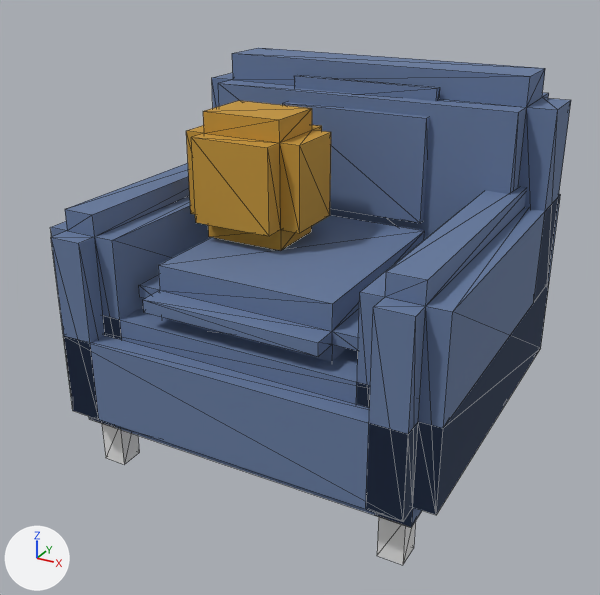
A saved change to the glTF model scripts/street-assets/assets/home/armchair-slate.glb.
Rendered twice from a camera (50 mm lens) standing at (1.013, -1.961, 1.404) and looking at (-0.028, -0.068, 0.457). Every picture has the same lights, and +X, +Y and +Z are marked at lower left. The first picture is the older version. Mesh edges are drawn as thin lines. Vertices at exactly the same position are counted once.

Names of what the first picture shows: 'armchair-slate'.
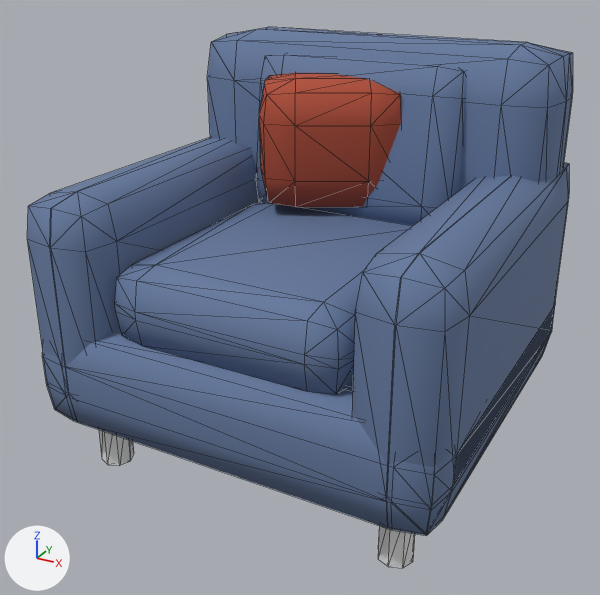
Location of each change, [x1, y1, x2, y2] in pixels of the pictures (600 x 595 px):
'armchair-slate', reshaped
    before: [50, 48, 571, 565]
    after: [27, 27, 573, 568]
part 1 of me_mesh_0, added
    after: [99, 430, 134, 465]
part 2 of me_mesh_0, added
    after: [378, 526, 415, 568]
part 3 of me_mesh_0, rebuilt
    before: [50, 163, 561, 527]
    after: [42, 297, 556, 536]
part 4 of me_mesh_0, rebuilt
    before: [139, 215, 425, 362]
    after: [115, 203, 412, 394]
part 5 of me_mesh_0, rebuilt
    before: [283, 75, 440, 223]
    after: [256, 54, 466, 226]
part 6 of me_mesh_0, rebuilt
    before: [212, 48, 571, 302]
    after: [207, 27, 573, 204]
part 7 of me_mesh_0, added (blue)
    after: [27, 138, 256, 393]
part 8 of me_mesh_0, added (blue)
    after: [352, 163, 569, 497]
part 9 of me_mesh_0, added (red)
    after: [259, 73, 402, 207]
part 10 of me_mesh_0, deleted (brown)
    before: [186, 101, 331, 251]
part 11 of me_mesh_0, deleted
    before: [377, 517, 415, 565]
part 12 of me_mesh_0, deleted
    before: [102, 423, 139, 464]

What changed in the scene script:
```text
Change me_mesh_0:
    used by ob_armchair_slate; location = (0.0, 0.0, 0.0)
    remove me_mesh_0.from_pydata(...)  # 240 vertices, 452 faces; spans x -0.546..0.546, y -0.529..0.529, z 0.0..1.058
    add me_mesh_0.from_pydata(...)  # 456 vertices, 868 faces; spans x -0.575..0.575, y -0.563..0.563, z 0.0..1.127
    me_mesh_0 part 1: a new loose piece, an 8-sided cylinder along z spanning x -0.483..-0.391, y -0.471..-0.38, z 0.0..0.161, in mat_home_atlas
    me_mesh_0 part 2: a new loose piece, an 8-sided cylinder along z spanning x 0.391..0.483, y -0.471..-0.38, z 0.0..0.161, in mat_home_atlas
    me_mesh_0 part 3: the loose piece of 80 vertices spanning x -0.546..0.546, y -0.529..0.529, z 0.138..0.759 is rebuilt with 56 vertices and now spans x -0.575..0.575, y -0.563..0.563, z 0.161..0.46
    me_mesh_0 part 4: the loose piece of 32 vertices spanning x -0.316..0.316, y -0.483..0.23, z 0.46..0.632 is rebuilt with 56 vertices and now spans x -0.328..0.328, y -0.529..0.242, z 0.437..0.644
    me_mesh_0 part 5: the loose piece of 32 vertices spanning x -0.293..0.293, y 0.184..0.345, z 0.575..1.012 is rebuilt with 56 vertices and now spans x -0.328..0.328, y 0.155..0.42, z 0.597..1.082
    me_mesh_0 part 6: the loose piece of 32 vertices spanning x -0.546..0.546, y 0.207..0.529, z 0.345..1.058 is rebuilt with 56 vertices and now spans x -0.552..0.552, y 0.219..0.563, z 0.345..1.127
    me_mesh_0 part 7: a new loose piece of 56 vertices spanning x -0.575..-0.345, y -0.563..0.563, z 0.161..0.805, in mat_home_atlas
    me_mesh_0 part 8: a new loose piece of 56 vertices spanning x 0.345..0.575, y -0.563..0.563, z 0.161..0.805, in mat_home_atlas
    me_mesh_0 part 9: a new loose piece of 56 vertices spanning x -0.292..0.154, y 0.002..0.389, z 0.666..1.036, in mat_home_atlas
    me_mesh_0 part 10: the loose piece of 32 vertices spanning x -0.316..0.029, y -0.23..0.057, z 0.632..0.978 is deleted
    me_mesh_0 part 11: the loose piece of 8 vertices spanning x 0.397..0.466, y -0.448..-0.38, z 0.0..0.138 is deleted
    me_mesh_0 part 12: the loose piece of 8 vertices spanning x -0.466..-0.397, y -0.448..-0.38, z 0.0..0.138 is deleted
    other edits to the shape of me_mesh_0 do not show in these pictures
```
